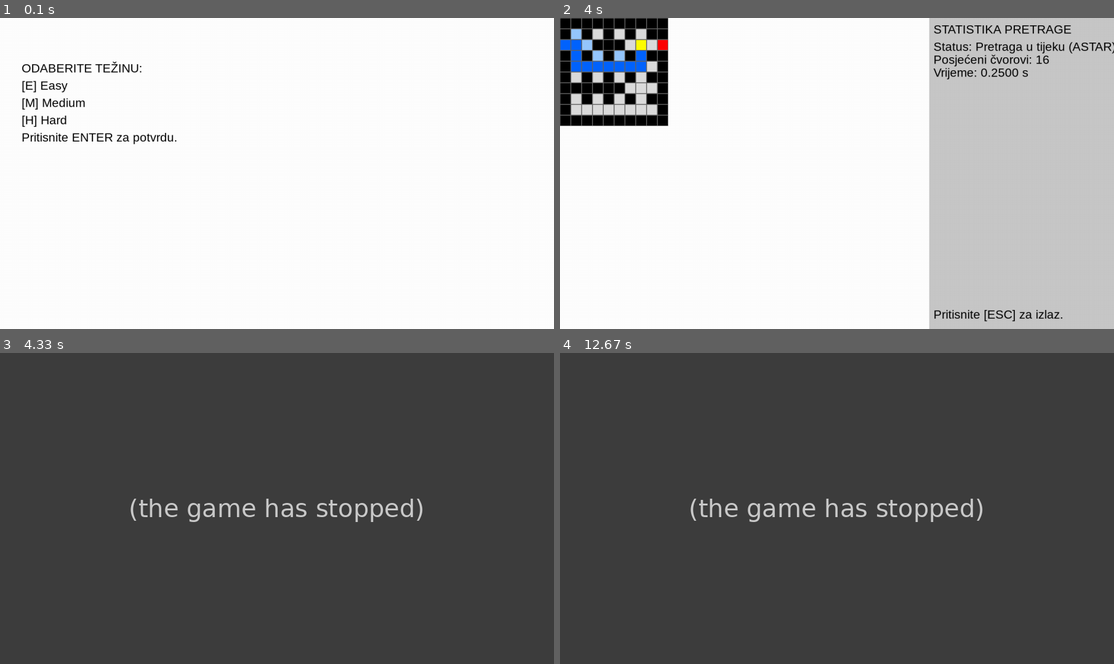
Above: before the commit, frames 1-4 (two rows, left to right).
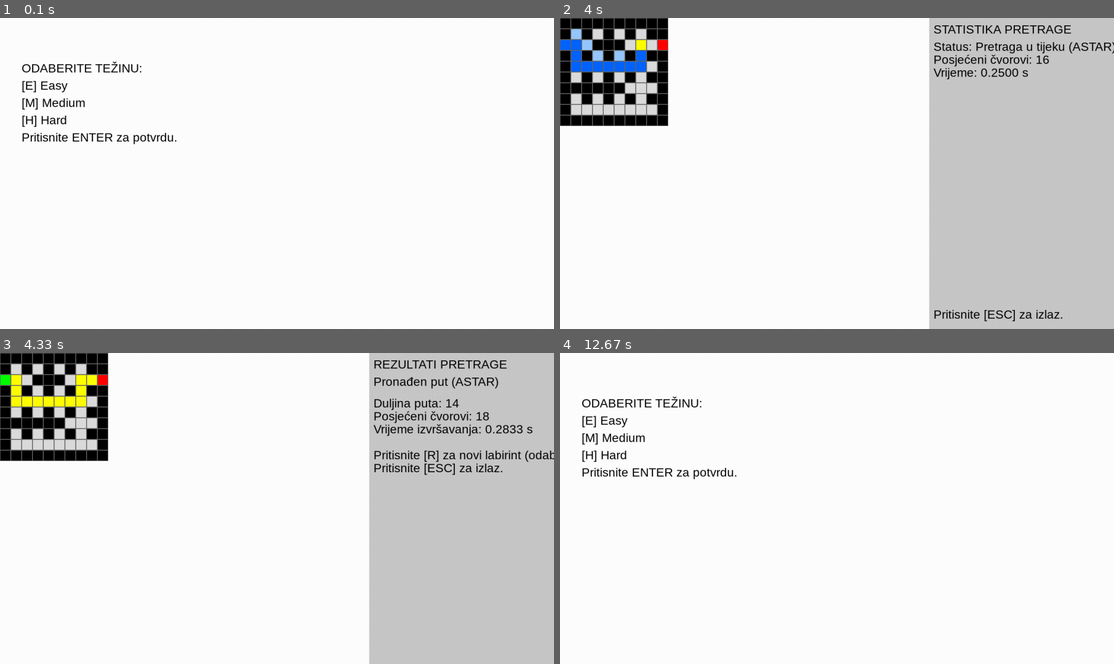
Above: after the commit, the same moments.

Repository: Krapic/AI-Maze-Solver
Game: pygame game, started from src/main.py
Same seed, same stepped clock (60 frames per second), same inputs: the game is played once before the commit and once after it.
Inputs:
- Up to frame 1 (0.1 s): no input
- Up to frame 2 (4 s): tap Enter at 0.33, 3, 3.73 s; tap E at 1.67 s; tap 3 at 3.33 s
- Up to frame 3 (4.33 s): tap Enter at 4.03, 4.23 s
- Up to frame 4 (12.67 s): tap Enter at 4.53, 4.9, 6.6, 6.73, 6.87, 7, 8.43, 8.57, 8.7, 8.83, 8.97, 9.1, 9.23, 9.37 s; tap R at 12.6 s

Frames 1-2 are identical in both runs. In frame 3, 99% of the frame differs, in the area x 0-100%, y 0-100%; in frame 4, 100%.
Error before the commit: IndexError: tuple index out of range (main.py line 129); the game stopped at 4.03 s (later frames are placeholders)

Commit message:
azuriran A* algoritam i dodan test za A*

Diff:
--- a/src/algorithms/astar.py
+++ b/src/algorithms/astar.py
@@ -8,9 +8,9 @@
 
     Yield vraća tuple formata:
         1) ("searching", visited, current_node, current_path)
-        2) ("found", current_path)
-        3) ("timeout", )
-        4) ("no_path", )
+        2) ("found", final_path, nodes_visited, duration)
+        3) ("timeout", nodes_visited, duration)
+        4) ("no_path", nodes_visited, duration)
 
     :param labyrinth: 2D matrica (0=prohodno, 1=zid), npr. labyrinth[y][x].
     :param start: (sx, sy) koordinata starta
@@ -58,9 +58,10 @@
 
     # 2. Glavna petlja
     while open_list:
+        duration = time.time() - start_time
         # Provjera vremenskog ograničenja
-        if (time.time() - start_time) > time_limit:
-            yield ("timeout", )
+        if duration > time_limit:
+            yield ("timeout", len(visited), duration)
             return
 
         current_priority, current_path = heapq.heappop(open_list)
@@ -72,7 +73,7 @@
 
         # Ako smo na cilju
         if current_node == goal:
-            yield ("found", current_path)
+            yield ("found", current_path, len(visited), duration)
             return
 
         # Dosadašnji trošak
@@ -89,4 +90,5 @@
                 heapq.heappush(open_list, (priority, new_path))
 
     # Ako iscrpimo open_list, znači nema rješenja
-    yield ("no_path", )
+    duration = time.time() - start_time
+    yield ("no_path", len(visited), duration)
--- /dev/null
+++ b/tests/test_astar.py
@@ -0,0 +1,91 @@
+import unittest
+import time
+
+from src.labyrinth.generator import generate_labyrinth
+from src.algorithms.astar import astar_search_generator
+
+
+class TestAStarAlgorithm(unittest.TestCase):
+    """ Testovi za A* algoritam. """
+
+    def test_astar_easy_maze(self):
+        """
+        Test: A* treba uspješno pronaći put u 'easy' labirintu.
+        """
+        labyrinth, start, goal = generate_labyrinth(difficulty='easy')
+
+        # Provjera da nije None
+        self.assertIsNotNone(labyrinth, "Generator nije vratio labirint (easy).")
+
+        # Dajemo dovoljno vremena (3 sekunde), očekujemo 'found' umjesto 'timeout'
+        time_limit = 3.0
+        generator = astar_search_generator(labyrinth, start, goal, time_limit)
+
+        final_status = None
+        found_path = None
+
+        for step in generator:
+            status = step[0]
+            if status in ["found", "timeout", "no_path"]:
+                final_status = status
+                if status == "found":
+                    found_path = step[1]
+                break
+
+        # Očekujemo da A* PRONAĐE put
+        self.assertEqual(final_status, "found", f"Očekivan 'found', ali dobiveno '{final_status}'.")
+        self.assertIsNotNone(found_path, "Put je trebao biti pronađen, ali je None.")
+        self.assertGreater(len(found_path), 1, "Pronađeni put trebao bi imati više od 1 čvora.")
+
+    def test_astar_no_path(self):
+        """
+        Test: Ako nema puta, A* treba vratiti 'no_path'.
+        Ovdje ručno kreiramo mali 'neprohodni' 3x3 labirint.
+        """
+        # "labyrinth" je 3x3,
+        # Drugi redak [1,1,1] znači neprohodne zidove
+        labyrinth = [
+            [0, 0, 0],
+            [1, 1, 1],
+            [0, 0, 0]
+        ]
+        start = (0, 0)
+        goal = (2, 2)
+
+        time_limit = 2.0
+        generator = astar_search_generator(labyrinth, start, goal, time_limit)
+
+        final_status = None
+        for step in generator:
+            status = step[0]
+            if status in ["found", "timeout", "no_path"]:
+                final_status = status
+                break
+
+        self.assertEqual(final_status, "no_path", f"Očekivan 'no_path', dobiveno '{final_status}'.")
+
+    def test_astar_timeout(self):
+        width = 300
+        height = 300
+        labyrinth = [[0 for _ in range(width)] for _ in range(height)]
+        start = (0, 0)
+        goal = (width-1, height-1)
+
+        time_limit = 0.001
+        generator = astar_search_generator(labyrinth, start, goal, time_limit)
+
+        final_status = None
+        for step in generator:
+            status = step[0]
+            if status in ["found", "timeout", "no_path"]:
+                final_status = status
+                break
+
+        self.assertEqual(final_status, "timeout", f"Očekivan 'timeout', ali dobiveno '{final_status}'.")
+
+
+
+# Omogućuje pokretanje testova direktno npr.:
+#   python -m unittest tests/test_astar.py
+if __name__ == "__main__":
+    unittest.main()
